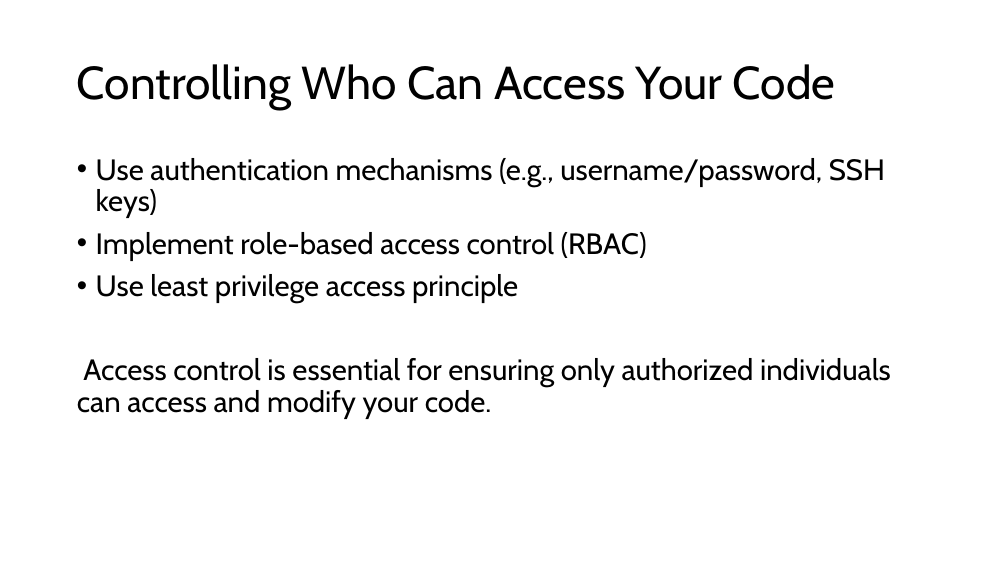
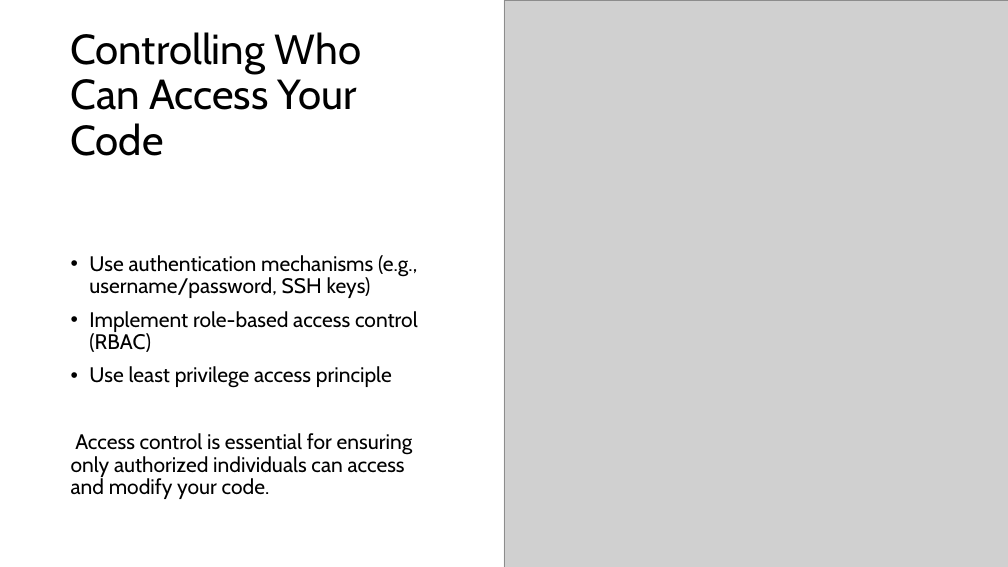
Before and after one commit to Ken-Smit/CSD-380, a slide deck: slide 3 of Module-11/smith-mod11.pptx. Drawn at 1008x567 pixels with LibreOffice and Linux fonts; fonts in the diff are those of the drawing; grey boxes stand for pictures. Boxes give left, top, right and bottom in pixels: in the first picture for what was removed or moved away, otherwise in the second. Text is boxed around its words. In the diff, an @@ line names an element or a change of style, - is before the commit and + after.

```diff
--- a/Module-11/smith-mod11.pptx
+++ b/Module-11/smith-mod11.pptx
@@ rectangle added at [0,0,705,189], fill #FFFFFF @@
@@ title "Controlling Who Can Access Your ...": place and size @@
-title "Controlling Who Can Access Your ..." at [77,64,836,110]
+title "Controlling Who Can Access Your ..." at [71,32,362,156]
@@ title "Controlling Who Can Access Your ..." at [71,32,362,156]: size 44 to 40 pt @@
@@ picture added at [504,0,1008,567] @@
@@ text "Use authentication mechanisms (e.g., username/password, ...": place and size @@
-text "Use authentication mechanisms (e.g., username/password, ..." at [77,158,891,419]
+text "Use authentication mechanisms (e.g., username/password, ..." at [71,255,418,499]
@@ text "Use authentication mechanisms (e.g., username/password, ..." at [71,255,418,499]: size 28 to 20 pt; vertical alignment top to middle @@
```
Also in this commit, not shown: 9 other slides changed, 3 other files.
